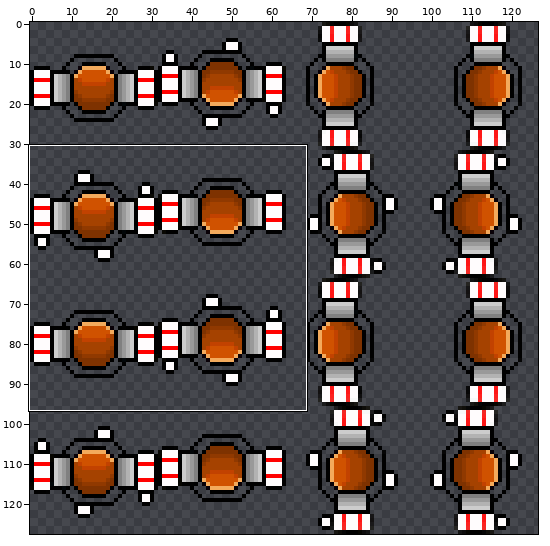
Two versions of one sprite sheet, player.png. Above, an overview of the earlier version with the close-up marked.
Close-up. First the earlier version:
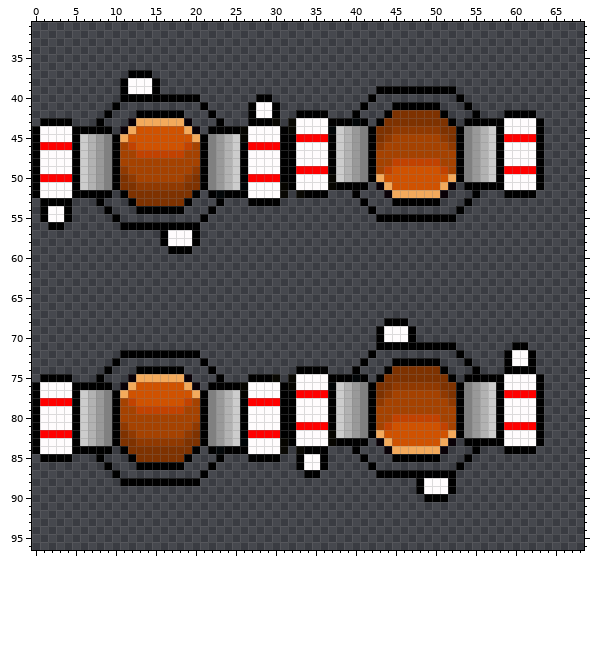
The file is 128x128 pixels. Pixels under 10% opacity are left out. Colours within 5 levels of each other are drawn and written as one. Shown: x 0..68, y 31..96. The wide view leaves out empty margins. The commit also changed other parts of the picture, which this record leaves out.
Now the later version:
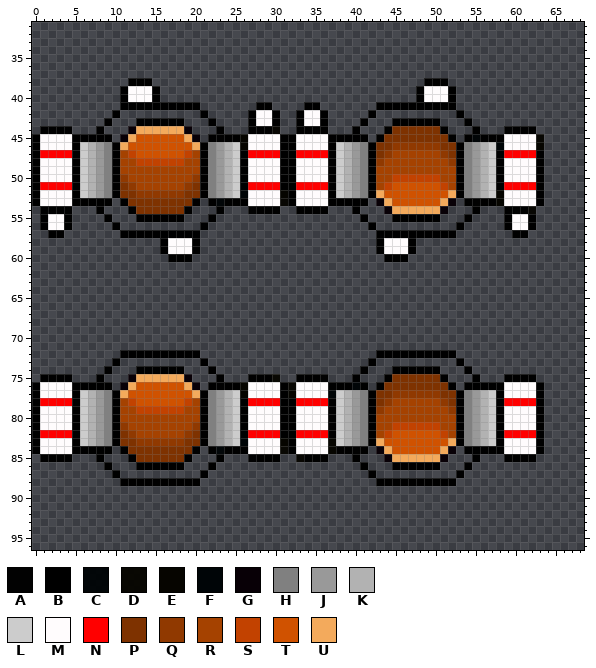
Palette (. is transparent): A #000000f7  B #000000  C #000406f5  D #060500f4  E #060500  F #000507  G #080006  H #808080  J #999999  K #b2b2b2  L #cccccc  M #fffcfd  N #ff0000  P #7e3200  Q #903900  R #a54200  S #c24200  T #d05200  U #f3aa5c
What changed:
@@ x 0..68 @@
 36 .....................................................................
-37 ............BBB......................................................
-38 ...........BMMMB.....................................................
-39 ...........BMMMB...........................BBBBBBBBBB................
-40 ...........BBBBBBBBBB.......BB............B..........B...............
-41 ..........B..........B.....BMMB..........B...BBBBBB...B..............
-42 .........B...BBBBBB...B....BMMB..BBBA...B...BPPPPPPB...B...BBBB......
-43 .BBBB...B...GUUUUUUG...B...BBBD.DMMMMBBBCB.BPPPPPPPPB.BBBBBMMMMB.....
-44 BMMMMBBBBB.GUTTTTTTUG.BABBEMMMMBEMMMMFLKJHBPPQQQQQQPPBHJKLBMMMMB.....
-45 BMMMMBLKJHBUTTTTTTTTUBHJKLEMMMMBBNNNNBLKJHBPQRRRRRRQPBHJKLBNNNNB.....
-46 BNNNNBLKJHBRSTTTTTTSRBHJKLBNNNNBBMMMMBLKJHBQRRRRRRRRQBHJKLBMMMMB.....
-47 BMMMMBLKJHBRRSSSSSSRRBHJKLBMMMMBBMMMMBLKJHBRRRRRRRRRRBHJKLBMMMMB.....
-48 BMMMMBLKJHBRRRRRRRRRRBHJKLBMMMMBBMMMMBLKJHBRRSSSSSSRRBHJKLBMMMMB.....
-49 BMMMMBLKJHBQRRRRRRRRQBHJKLBMMMMBBNNNNBLKJHBRSTTTTTTSRBHJKLBNNNNB.....
-50 BNNNNBLKJHBPQRRRRRRQPBHJKLBNNNNBBMMMMELKJHBUTTTTTTTTUBHJKLBMMMMB.....
-51 BMMMMBLKJHBPPQQQQQQPPBHJKLFMMMMEBMMMMEBBAB.GUTTTTTTUG.BBBBBMMMMB.....
-52 BMMMMBBBBB.BPPPPPPPPB.BCBBBMMMMD.DBBB...B...GUUUUUUG...B...BBBB......
-53 .BBBB...B...BPPPPPPB...B...ABBB..........B...BBBBBB...B..............
-54 .BMMB....B...BBBBBB...B...................B..........B...............
-55 .BMMB.....B..........B.....................BBBBBBBBBB................
-56 ..BB.......BBBBBBBBBB................................................
-57 ................BMMMB................................................
-58 ................BMMMB................................................
-59 .................BBB.................................................
-60 .....................................................................
+37 .....................................................................
+38 ............BBB..................................BBB.................
+39 ...........BMMMB................................BMMMB................
+40 ...........BMMMB................................BMMMB................
+41 ...........BBBBBBBBBB.......BB....BB.......BBBBBBBBBB................
+42 ..........B..........B.....BMMB..BMMB.....B..........B...............
+43 .........B...BBBBBB...B....BMMB..BMMB....B...BBBBBB...B..............
+44 .BBBB...B...GUUUUUUG...B...BBBD..BBBB...B...BPPPPPPB...B...ABBB......
+45 BMMMMBBBBB.GUTTTTTTUG.BABBEMMMMBBMMMMBBBBB.BPPPPPPPPB.BCBBBMMMMD.....
+46 BMMMMBLKJHBUTTTTTTTTUBHJKLEMMMMBBMMMMBLKJHBPPQQQQQQPPBHJKLFMMMME.....
+47 BNNNNBLKJHBRSTTTTTTSRBHJKLBNNNNBBNNNNBLKJHBPQRRRRRRQPBHJKLBNNNNB.....
+48 BMMMMBLKJHBRRSSSSSSRRBHJKLBMMMMBBMMMMBLKJHBQRRRRRRRRQBHJKLBMMMMB.....
+49 BMMMMBLKJHBRRRRRRRRRRBHJKLBMMMMBBMMMMBLKJHBRRRRRRRRRRBHJKLBMMMMB.....
+50 BMMMMBLKJHBQRRRRRRRRQBHJKLBMMMMBBMMMMBLKJHBRRSSSSSSRRBHJKLBMMMMB.....
+51 BNNNNBLKJHBPQRRRRRRQPBHJKLBNNNNBBNNNNBLKJHBRSTTTTTTSRBHJKLBNNNNB.....
+52 BMMMMBLKJHBPPQQQQQQPPBHJKLFMMMMEBMMMMBLKJHBUTTTTTTTTUBHJKLEMMMMB.....
+53 BMMMMBBBBB.BPPPPPPPPB.BCBBBMMMMDBMMMMBBBBB.GUTTTTTTUG.BABBEMMMMB.....
+54 .BBBB...B...BPPPPPPB...B...ABBB..BBBB...B...GUUUUUUG...B...BBBD......
+55 .BMMB....B...BBBBBB...B..................B...BBBBBB...B....BMMB......
+56 .BMMB.....B..........B....................B..........B.....BMMB......
+57 ..BB.......BBBBBBBBBB......................BBBBBBBBBB.......BB.......
+58 ................BMMMB......................BMMMB.....................
+59 ................BMMMB......................BMMMB.....................
+60 .................BBB........................BBB......................
 61 .....................................................................
@@ x 30..65 @@
 67 ....................................
-68 ..............BBB...................
-69 .............BMMMB..................
-70 .............BMMMB..................
-71 .............BBBBBBBBBB.......BB....
-72 ............B..........B.....BMMB...
-73 ...........B...BBBBBB...B....BMMB...
-74 ...BBBA...B...BPPPPPPB...B...BBBB...
-75 D.DMMMMBBBCB.BPPPPPPPPB.BBBBBMMMMB..
-76 MBEMMMMFLKJHBPPQQQQQQPPBHJKLBMMMMB..
-77 MBBNNNNBLKJHBPQRRRRRRQPBHJKLBNNNNB..
-78 NBBMMMMBLKJHBQRRRRRRRRQBHJKLBMMMMB..
-79 MBBMMMMBLKJHBRRRRRRRRRRBHJKLBMMMMB..
-80 MBBMMMMBLKJHBRRSSSSSSRRBHJKLBMMMMB..
-81 MBBNNNNBLKJHBRSTTTTTTSRBHJKLBNNNNB..
-82 NBBMMMMELKJHBUTTTTTTTTUBHJKLBMMMMB..
-83 MEBMMMMEBBAB.GUTTTTTTUG.BBBBBMMMMB..
-84 MD.DBBB...B...GUUUUUUG...B...BBBB...
-85 B..BMMB....B...BBBBBB...B...........
-86 ...BMMB.....B..........B............
-87 ....BB.......BBBBBBBBBB.............
-88 ..................BMMMB.............
-89 ..................BMMMB.............
-90 ...................BBB..............
+68 ....................................
+69 ....................................
+70 ....................................
+71 ....................................
+72 .............BBBBBBBBBB.............
+73 ............B..........B............
+74 ...........B...BBBBBB...B...........
+75 D..BBBA...B...BPPPPPPB...B...BBBB...
+76 MBDMMMMBBBCB.BPPPPPPPPB.BBBBBMMMMB..
+77 MBEMMMMFLKJHBPPQQQQQQPPBHJKLBMMMMB..
+78 NBBNNNNBLKJHBPQRRRRRRQPBHJKLBNNNNB..
+79 MBBMMMMBLKJHBQRRRRRRRRQBHJKLBMMMMB..
+80 MBBMMMMBLKJHBRRRRRRRRRRBHJKLBMMMMB..
+81 MBBMMMMBLKJHBRRSSSSSSRRBHJKLBMMMMB..
+82 NBBNNNNBLKJHBRSTTTTTTSRBHJKLBNNNNB..
+83 MEBMMMMELKJHBUTTTTTTTTUBHJKLBMMMMB..
+84 MDBMMMMEBBAB.GUTTTTTTUG.BBBBBMMMMB..
+85 B..DBBB...B...GUUUUUUG...B...BBBB...
+86 ...........B...BBBBBB...B...........
+87 ............B..........B............
+88 .............BBBBBBBBBB.............
+89 ....................................
+90 ....................................
 91 ....................................
Boxes around the changes in both close-ups, in picture pixels (x1, y1, x2, y2):
changed: (32, 70, 544, 262)
changed: (288, 318, 544, 502)
